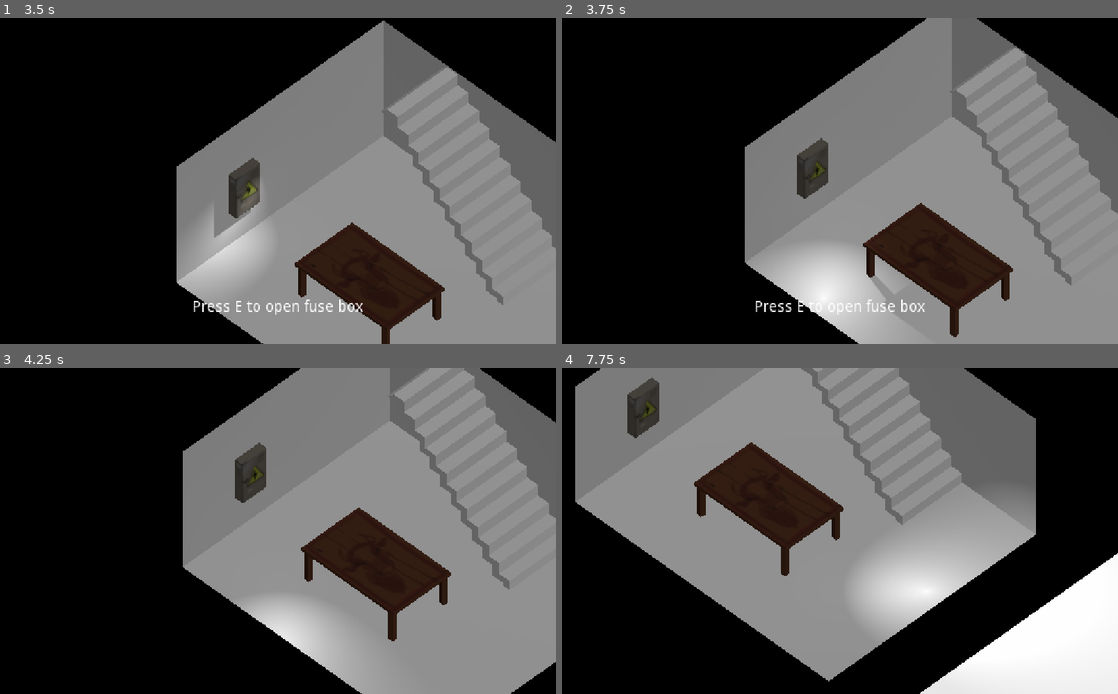
Above: before the commit, frames 1-4 (two rows, left to right).
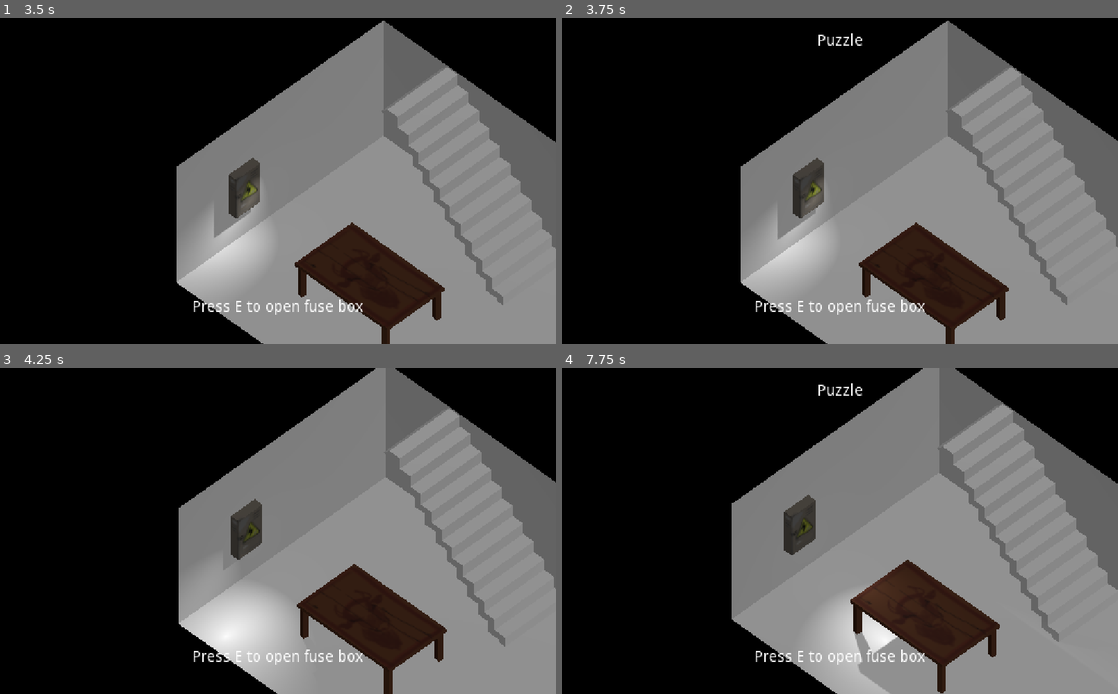
Above: after the commit, the same moments.

Repository: Naronco/Vaccaphobia
Game: Godot game, scene res://Game.tscn
The game is run twice, just before and just after one commit, with the same random seed, the same clock (stepped at 60 frames per second) and the same inputs.
Inputs:
- Up to frame 1 (3.5 s): tap Enter at 0.5 s; hold E (interact) 0.53-1.28 s; hold W (move_up) 0.53-2.03 s; tap E (interact) at 1.35, 2.85 s; hold E (interact) 2.03-2.78 s; hold A (move_left) from 2.03 s (still down)
- Up to frame 2 (3.75 s): tap E (interact) at 3.5 s; release A (move_left) at 3.53 s; hold S (move_down) from 3.53 s (still down); hold E (interact) from 3.53 s (still down)
- Up to frame 3 (4.25 s): keep holding S (move_down); keep holding E (interact); tap Escape (ui_cancel) at 4.15 s
- Up to frame 4 (7.75 s): release S (move_down) at 4.28 s; release E (interact) at 4.28 s; hold D (move_right) 4.28-5.03 s; tap E (interact) at 4.35, 5, 5.85, 6.5, 7.35 s; hold W (move_up) 5.03-5.78 s; hold E (interact) 5.03-5.78 s; hold D (move_right) from 5.78 s (still down); hold E (interact) 6.53-7.28 s

Frame 1 is identical in both runs. In frame 2, 17% of the frame differs, in the area x 32-100%, y 0-100%; in frame 3, 30%; in frame 4, 59%, in the area x 2-100%, y 0-100%.

Commit message:
open puzzle screen when interacting with fuse box

Diff:
--- a/Game.tscn
+++ b/Game.tscn
@@ -6,6 +6,7 @@
 [ext_resource path="res://concept-art/milk_bottle.obj" type="ArrayMesh" id=4]
 [ext_resource path="res://default_env.tres" type="Environment" id=5]
 [ext_resource path="res://Interactable.gd" type="Script" id=6]
+[ext_resource path="res://PuzzleScreen.gd" type="Script" id=7]
 
 [sub_resource type="CapsuleShape" id=1]
 radius = 0.3
@@ -209,11 +210,12 @@
 
 [node name="Interactables" type="Spatial" parent="Level"]
 
-[node name="Area" type="Area" parent="Level/Interactables"]
+[node name="FuseBox" type="Area" parent="Level/Interactables"]
 transform = Transform( 1, 0, 0, 0, 1, 0, 0, 0, 1, -2.6735, 1.10488, 0.909567 )
 script = ExtResource( 6 )
-
-[node name="CollisionShape" type="CollisionShape" parent="Level/Interactables/Area"]
+puzzleScreenPath = NodePath("../../../MarginContainer/PuzzleLayer/PuzzleScreen")
+
+[node name="CollisionShape" type="CollisionShape" parent="Level/Interactables/FuseBox"]
 shape = SubResource( 16 )
 
 [node name="MeshInstance" type="MeshInstance" parent="."]
@@ -270,5 +272,43 @@
 "_edit_use_anchors_": false
 }
 
-[connection signal="body_entered" from="Level/Interactables/Area" to="Level/Interactables/Area" method="_on_Area_body_entered"]
-[connection signal="body_exited" from="Level/Interactables/Area" to="Level/Interactables/Area" method="_on_Area_body_exited"]
+[node name="PuzzleLayer" type="CanvasLayer" parent="MarginContainer"]
+
+[node name="PuzzleScreen" type="Control" parent="MarginContainer/PuzzleLayer"]
+visible = false
+margin_right = 40.0
+margin_bottom = 40.0
+script = ExtResource( 7 )
+__meta__ = {
+"_edit_use_anchors_": false
+}
+playerPath = NodePath("../../../Player")
+
+[node name="Popup" type="TextureRect" parent="MarginContainer/PuzzleLayer/PuzzleScreen"]
+anchor_right = 1.0
+anchor_bottom = 1.0
+margin_left = 40.0
+margin_top = 50.0
+margin_bottom = 10.0
+__meta__ = {
+"_edit_use_anchors_": false
+}
+
+[node name="InteractLabel2" type="Label" parent="MarginContainer/PuzzleLayer/PuzzleScreen"]
+anchor_left = 0.5
+anchor_top = 0.071
+anchor_right = 0.5
+anchor_bottom = 0.071
+margin_left = 136.0
+margin_top = 3.46
+margin_right = 336.0
+margin_bottom = 34.06
+text = "Puzzle"
+align = 1
+valign = 1
+__meta__ = {
+"_edit_use_anchors_": false
+}
+
+[connection signal="body_entered" from="Level/Interactables/FuseBox" to="Level/Interactables/FuseBox" method="_on_Area_body_entered"]
+[connection signal="body_exited" from="Level/Interactables/FuseBox" to="Level/Interactables/FuseBox" method="_on_Area_body_exited"]
--- a/Interactable.gd
+++ b/Interactable.gd
@@ -2,6 +2,9 @@
 
 
 export var whatToDo = "open fuse box"
+
+
+export(NodePath) var puzzleScreenPath
 
 # Declare member variables here. Examples:
 # var a = 2
@@ -32,3 +35,11 @@
 
 
 	pass # Replace with function body.
+
+
+func on_player_interact(player):
+	var puzzleScreen = get_node(puzzleScreenPath)
+	player.disable_movement()
+	puzzleScreen.show()
+
+	pass
--- a/Player.gd
+++ b/Player.gd
@@ -30,6 +30,9 @@
 export(NodePath) var interactLabelPath
 
 
+var movement_enabled = true
+
+
 # Called when the node enters the scene tree for the first time.
 func _ready():
 
@@ -52,9 +55,15 @@
 func damp_angle(from, to, lambda, dt):
 	return lerp_angle(from, to, 1 - exp(-lambda * dt))
 
+
+func enable_movement():
+	movement_enabled = true
+
+func disable_movement():
+	movement_enabled = false
+
+
 func _physics_process(delta):
-	# We create a local variable to store the input direction.
-	var direction = Vector3.ZERO
 
 	var cam = get_node("../Camera")
 	var rot = get_node("Rotation")
@@ -74,38 +83,43 @@
 	planeRight.y = 0
 	planeRight = planeRight.normalized()
 
-
-	# We check for each move input and update the direction accordingly.
-	if Input.is_action_pressed("move_right"):
-		direction += planeRight
-	if Input.is_action_pressed("move_left"):
-		direction -= planeRight
-	if Input.is_action_pressed("move_down"):
-		direction += planeForward
-	if Input.is_action_pressed("move_up"):
-		direction -= planeForward
-
-	light.transform.basis = Basis(Vector3(1, 0, 0), -PI/4)
-
-	if direction != Vector3.ZERO:
-		direction = direction.normalized()
-
-		# Direction to angle
-		targetPhi = 0.5*PI + atan2(direction.z, direction.x)
-
-		flashlightAngle = -PI/4
-
-	else:
-		flashlightAngle = 0
-
-
-
-	# Rotate player accordingly
-	curPhi = damp_angle(curPhi, targetPhi, lerpSpeed, delta)
-	flashlightAngleCur = damp_angle(flashlightAngleCur, flashlightAngle, lerpSpeed, delta)
-
-	rot.transform = self.get_parent().transform.rotated(Vector3(0, 1, 0), -curPhi)
-	light.transform.basis = Basis(Vector3(1, 0, 0), flashlightAngleCur)
+	# We create a local variable to store the input direction.
+	var direction = Vector3.ZERO
+
+
+	if movement_enabled:
+
+		# We check for each move input and update the direction accordingly.
+		if Input.is_action_pressed("move_right"):
+			direction += planeRight
+		if Input.is_action_pressed("move_left"):
+			direction -= planeRight
+		if Input.is_action_pressed("move_down"):
+			direction += planeForward
+		if Input.is_action_pressed("move_up"):
+			direction -= planeForward
+
+		light.transform.basis = Basis(Vector3(1, 0, 0), -PI/4)
+
+		if direction != Vector3.ZERO:
+			direction = direction.normalized()
+
+			# Direction to angle
+			targetPhi = 0.5*PI + atan2(direction.z, direction.x)
+
+			flashlightAngle = -PI/4
+
+		else:
+			flashlightAngle = 0
+
+
+
+		# Rotate player accordingly
+		curPhi = damp_angle(curPhi, targetPhi, lerpSpeed, delta)
+		flashlightAngleCur = damp_angle(flashlightAngleCur, flashlightAngle, lerpSpeed, delta)
+
+		rot.transform = self.get_parent().transform.rotated(Vector3(0, 1, 0), -curPhi)
+		light.transform.basis = Basis(Vector3(1, 0, 0), flashlightAngleCur)
 
 	# Ground velocity
 	velocity.x = direction.x * speed
@@ -176,6 +190,7 @@
 		if event.is_action_pressed("interact"):
 			print("Action pressed !")
 			# TODO interaction
+			currentInteractable.on_player_interact(self)
 
 
 
--- /dev/null
+++ b/PuzzleScreen.gd
@@ -0,0 +1,29 @@
+extends Control
+
+
+export(NodePath) var playerPath
+
+
+# Declare member variables here. Examples:
+# var a = 2
+# var b = "text"
+
+
+# Called when the node enters the scene tree for the first time.
+func _ready():
+	pass # Replace with function body.
+
+
+# Called every frame. 'delta' is the elapsed time since the previous frame.
+#func _process(delta):
+#	pass
+
+# interactions
+func _input(event):
+	if event.is_action_pressed("ui_cancel"):
+		self.hide()
+
+		# Unfreeze player
+		if playerPath != null:
+			var player = get_node(playerPath)
+			player.enable_movement()
Not shown: 1 places in Game.tscn that only renumber resources
Not shown, added: concept-art/side_desk.obj.import
